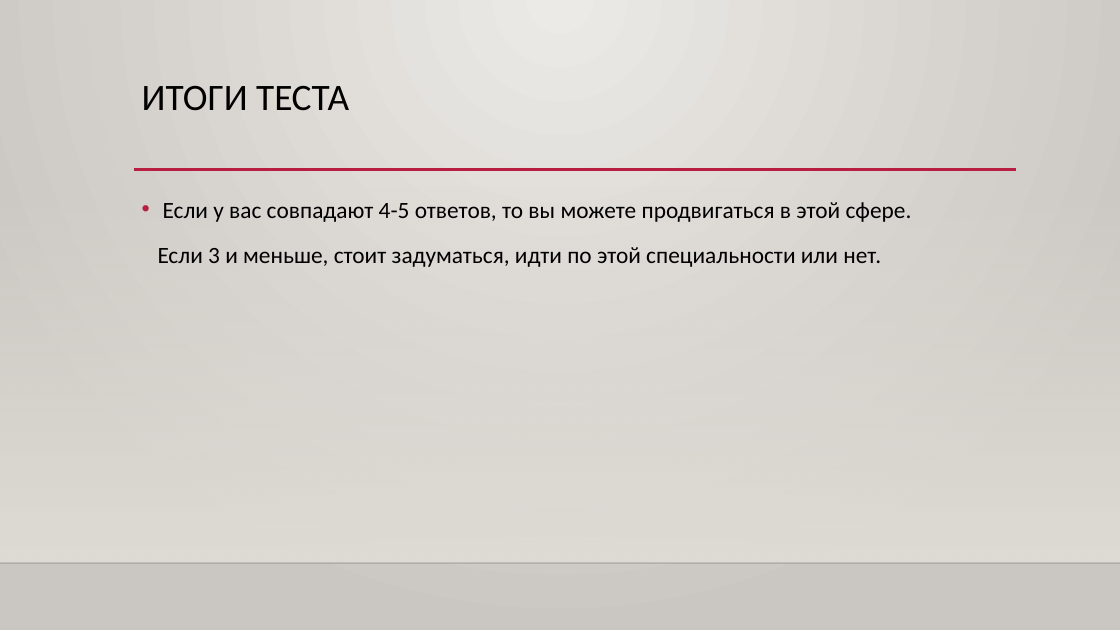
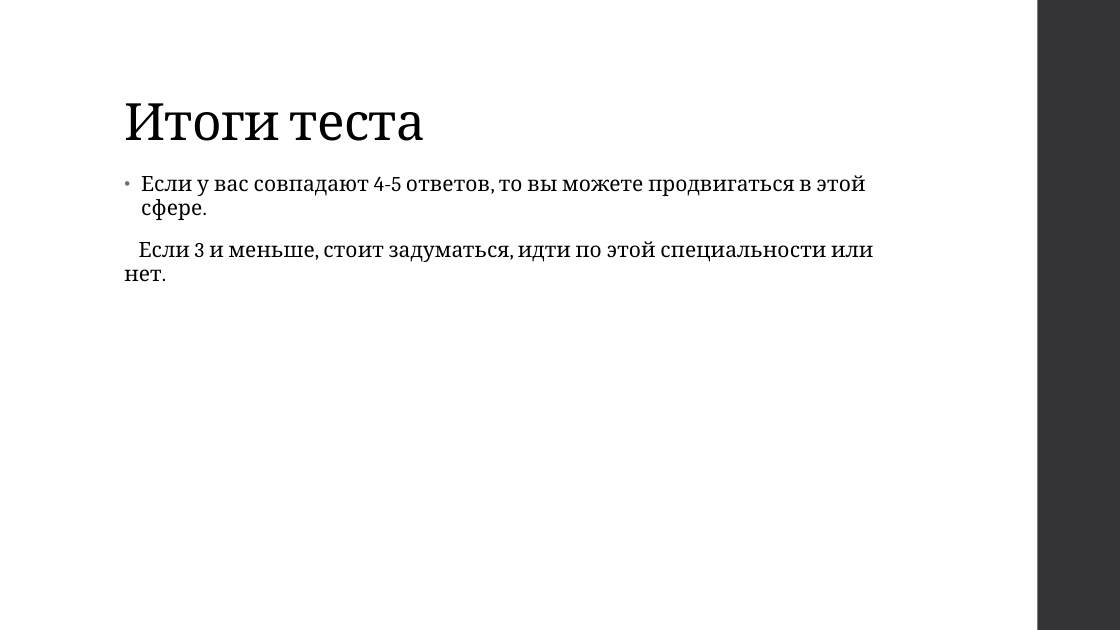
Before and after one commit to VadimDema/c-, a slide deck: slide 4 of Вадим презентация.pptx. Drawn at 1120x630 pixels with LibreOffice and Linux fonts; fonts in the diff are those of the drawing; background and template pictures are left out. Boxes give left, top, right and bottom in pixels: in the first picture for what was removed or moved away, otherwise in the second. Text is boxed around its words. In the diff, an @@ line names an element or a change of style, - is before the commit and + after.

```diff
--- a/Вадим презентация.pptx
+++ b/Вадим презентация.pptx
@@ background gradient #ECEAE7 to #CAC7C1 to #FFFFFF @@
@@ rectangle added at [1038, 0, 1120, 630], fill #353537 @@
@@ title "Итоги теста" at [124, 103, 426, 141]: vertical alignment top to bottom @@
@@ title at [124, 103, 426, 141]: text changed; size 32 to 44 pt; font Calibri to Cambria @@
-ИТОГИ ТЕСТА
+Итоги теста
@@ text "Если у вас совпадают 4-5 ...": place and size @@
-text "Если у вас совпадают 4-5 ..." at [158, 202, 912, 267]
+text "Если у вас совпадают 4-5 ..." at [124, 175, 873, 282]
@@ text "Если у вас совпадают 4-5 ..." at [124, 175, 873, 282]: size 20 to 18 pt, font Calibri to Cambria, letter spacing 0 to 0.1 pt; indent changed; line spacing 1.2 to 0.95; more space between paragraphs; bullet colour #B71E42 to #6F6F74 @@
@@ line removed from (134, 170) to (1017, 170) @@
@@ rectangle removed at [0, 186, 1120, 563] @@
@@ line removed from (0, 563) to (1120, 563) @@
```
Also in this commit, not shown: 8 other slides changed, 2 slides added.
